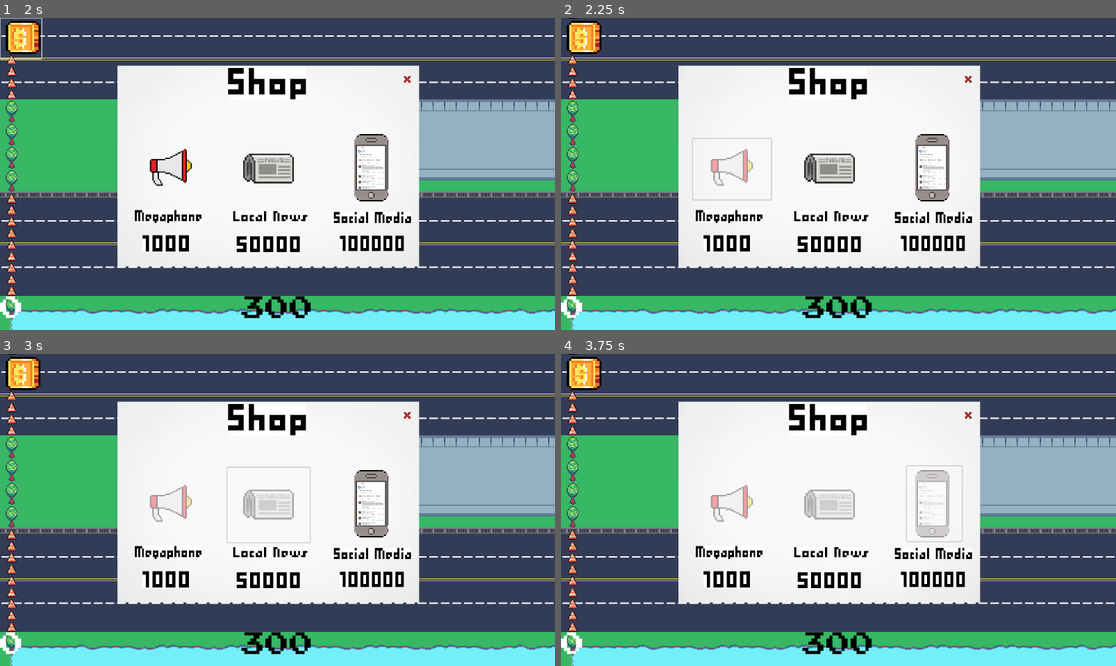
Above: before the commit, frames 1-4 (two rows, left to right).
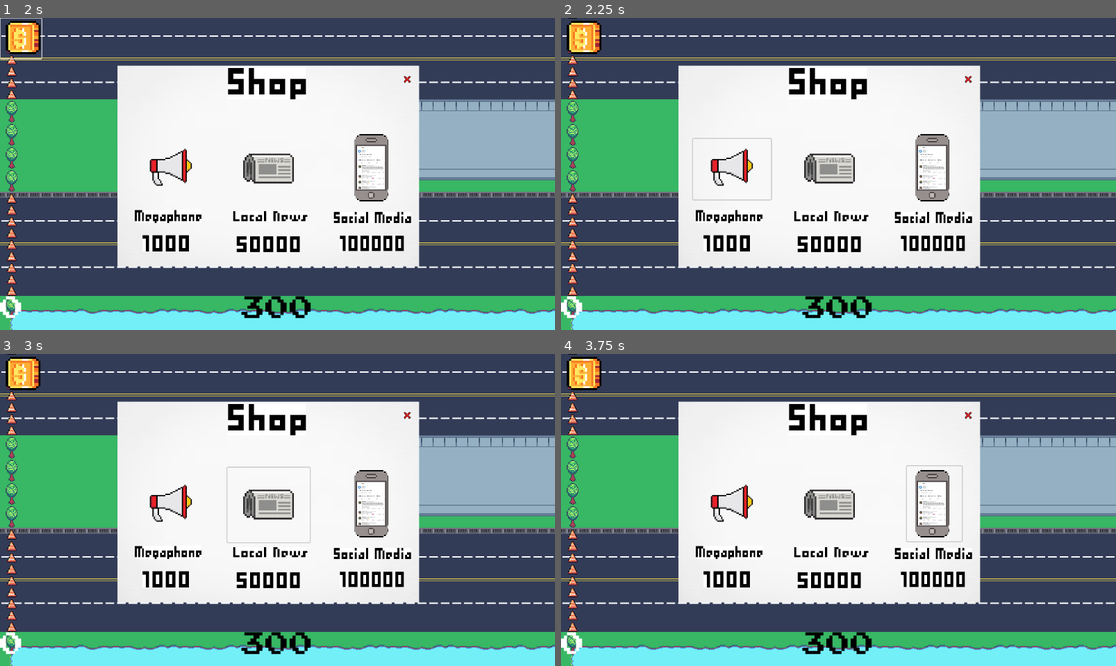
Above: after the commit, the same moments.

Repository: eliseokeefe/GameDevFinal
Game: Godot game, scene res://start.tscn
The game is run twice, just before and just after one commit, with the same random seed, the same clock (stepped at 60 frames per second) and the same inputs.
Inputs (mouse positions are in pixels of both pictures, inside the frame that each line leads up to):
- Up to frame 1 (2 s): click "START" at 0.5 s; click (22, 39) at 1.25 s
- Up to frame 2 (2.25 s): click (733, 167) at 2 s
- Up to frame 3 (3 s): click (266, 503) at 2.75 s
- Up to frame 4 (3.75 s): click (932, 503) at 3.5 s

Frame 1 is identical in both runs. In frame 2, 0.3% of the frame differs, in the area x 26-35%, y 41-54%; in frame 3, 0.9%; in frame 4, 1.6%, in the area x 26-70%, y 37-59%.

Commit message:
Added score gates in shop

Diff:
--- a/shop_gui.gd
+++ b/shop_gui.gd
@@ -3,6 +3,7 @@
 signal newspaper
 signal phone
 
+@onready var inGameHUD = get_node("/root/main/InGameHUD")
 # Called when the node enters the scene tree for the first time.
 func _ready():
 	hide()
@@ -14,19 +15,22 @@
 
 
 func _on_megaphone_button_pressed():
-	$MegaphoneButton.disabled = true
-	megaphone.emit()
+	if inGameHUD.score > 1000:
+		$MegaphoneButton.disabled = true
+		megaphone.emit()
 
 
 
 func _on_newspaper_button_pressed():
-	$NewspaperButton.disabled = true
-	newspaper.emit()
+	if inGameHUD.score > 50000:
+		$NewspaperButton.disabled = true
+		newspaper.emit()
 
 
 func _on_phone_button_pressed():
-	$PhoneButton.disabled = true
-	phone.emit()
+	if inGameHUD.score > 100000:
+		$PhoneButton.disabled = true
+		phone.emit()
 
 
 func _on_in_game_hud_shop_pressed():
